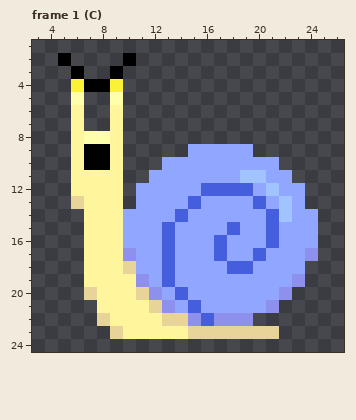
Pixel-art file -- Assets/Art/Enemy/Snail/Special/Snail_Special_Left.aseprite. The picture above was drawn from the file before the commit.
32x32 pixels, 7 frames. Shown: frame 1 (C): x 3..26, y 1..24. The commit also changed other frames, which this record leaves out.
New version:
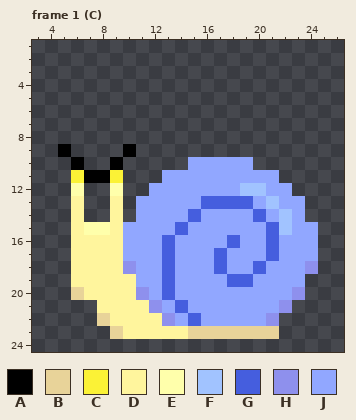
Palette (. is transparent): A #000000  B #e8d399  C #fbf236  D #fff59d  E #ffffab  F #a1c3ff  G #455ede  H #8e90ed  J #91a7ff
Log entry: Renamed Snail Abilities
From old to new:
Changed rows in their new state; - is an unchanged pixel.
Frame 1 (C), layers "Face", "Body", "Shell":
first column x 5:
 2 .----.--------------
 3 -.--.---------------
 4 -....---------------
 5 -.--.---------------
 6 -.--.---------------
 7 -.--.---------------
 8 -....---------------
 9 A....A----.....-----
10 -A..A---..-----..---
11 -CAAC--.------JJ-.--
12 -E..E-.----JJJFFJ-.-
13 -D..------JGGGGJFJ--
14 -D..-.---JG----GJ--.
15 -DEE----JG---J---F--
16 -D----------JG------
17 -D---J---------JG--J
18 -D---H------GJJG---H
19 -D----J------GG---J-
20 -BD---HJGJ-------JH-
21 -------HJGJ-----JH--
22 --------HJGJJJJJH---
Pixel boxes of the changes (left, top, right, bottom) in both pictures:
changed: (58, 53, 318, 326)
